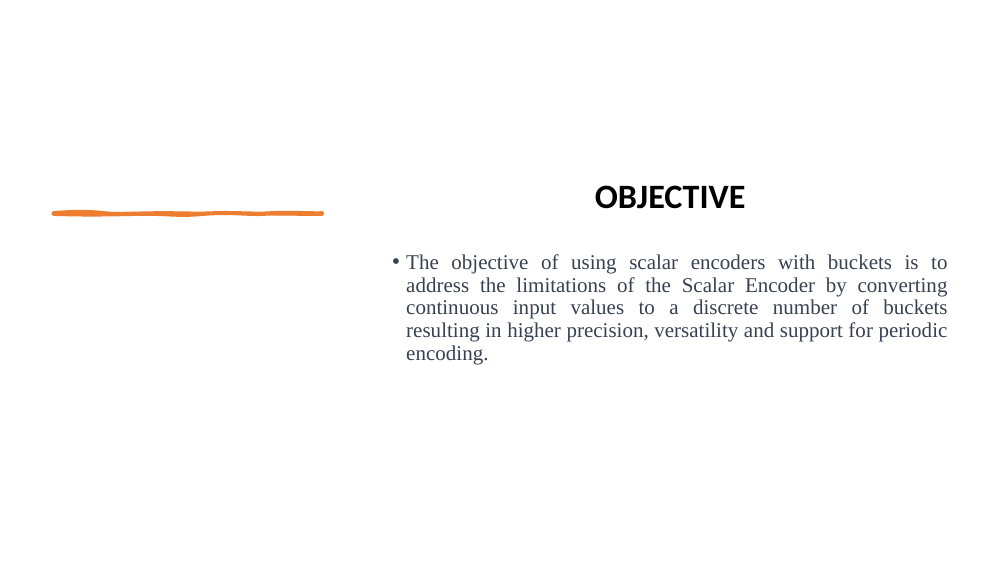
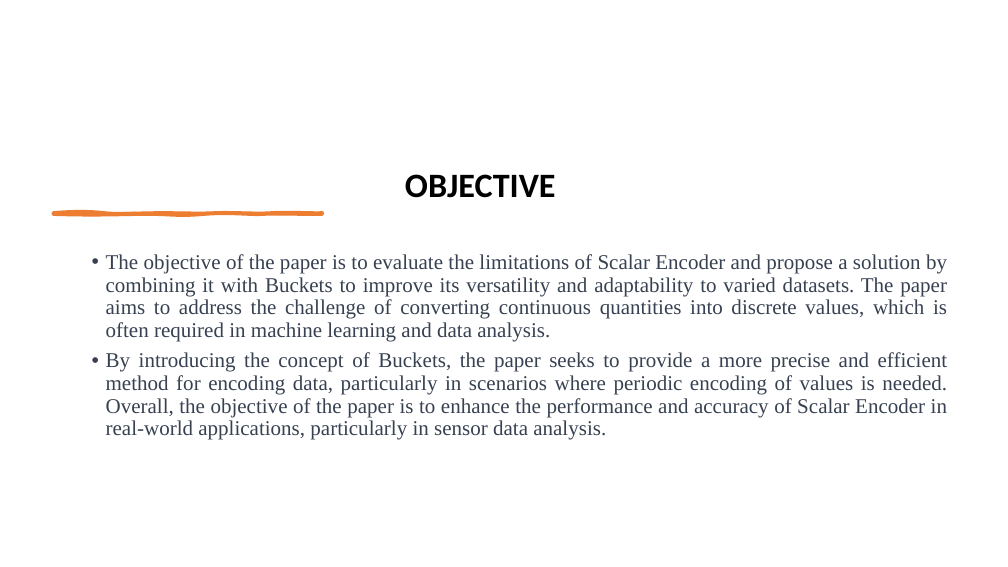
Before and after one commit to sahithkumar1999/neocortexapi, a slide deck: slide 2 of source/NeoCortexApi/Documents/Group Presentation[ScalarEncoder with Buckets].pptx. Drawn at 1008x567 pixels with LibreOffice and Linux fonts; fonts in the diff are those of the drawing. Boxes give left, top, right and bottom in pixels: in the first picture for what was removed or moved away, otherwise in the second. Text is boxed around its words. In the diff, an @@ line names an element or a change of style, - is before the commit and + after.

Commit message:
PPT Update

```diff
--- a/source/NeoCortexApi/Documents/Group Presentation[ScalarEncoder with Buckets].pptx
+++ b/source/NeoCortexApi/Documents/Group Presentation[ScalarEncoder with Buckets].pptx
@@ text "OBJECTIVE": place and size @@
-text "OBJECTIVE" at [595,185,746,209]
+text "OBJECTIVE" at [405,174,556,198]
@@ text at [106,254,948,440]: text changed @@
-• The objective of using scalar encoders with buckets is to address the limitations of the Scalar Encoder by converting continuous input values to a discrete number of buckets resulting in higher precision, versatility and support for periodic encoding.
+• The objective of the paper is to evaluate the limitations of Scalar Encoder and propose a solution by combining it with Buckets to improve its versatility and adaptability to varied datasets. The paper aims to address the challenge of converting continuous quantities into discrete values, which is often required in machine learning and data analysis.
+• By introducing the concept of Buckets, the paper seeks to provide a more precise and efficient method for encoding data, particularly in scenarios where periodic encoding of values is needed. Overall, the objective of the paper is to enhance the performance and accuracy of Scalar Encoder in real-world applications, particularly in sensor data analysis.
```
